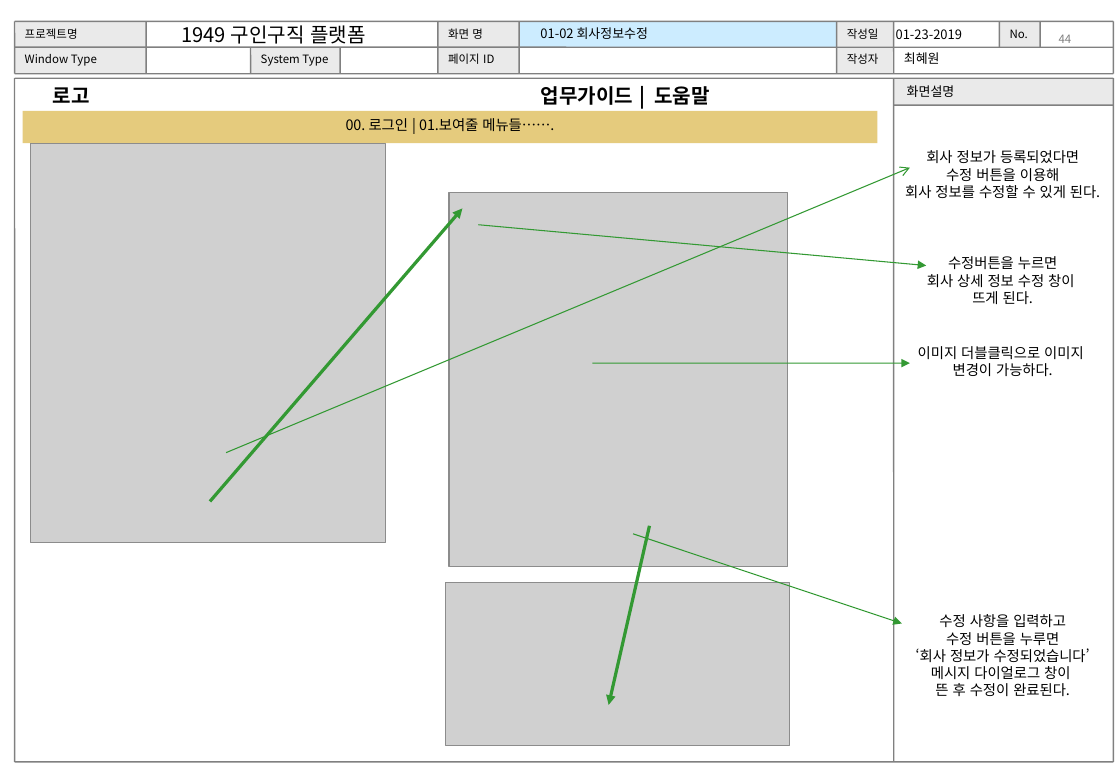
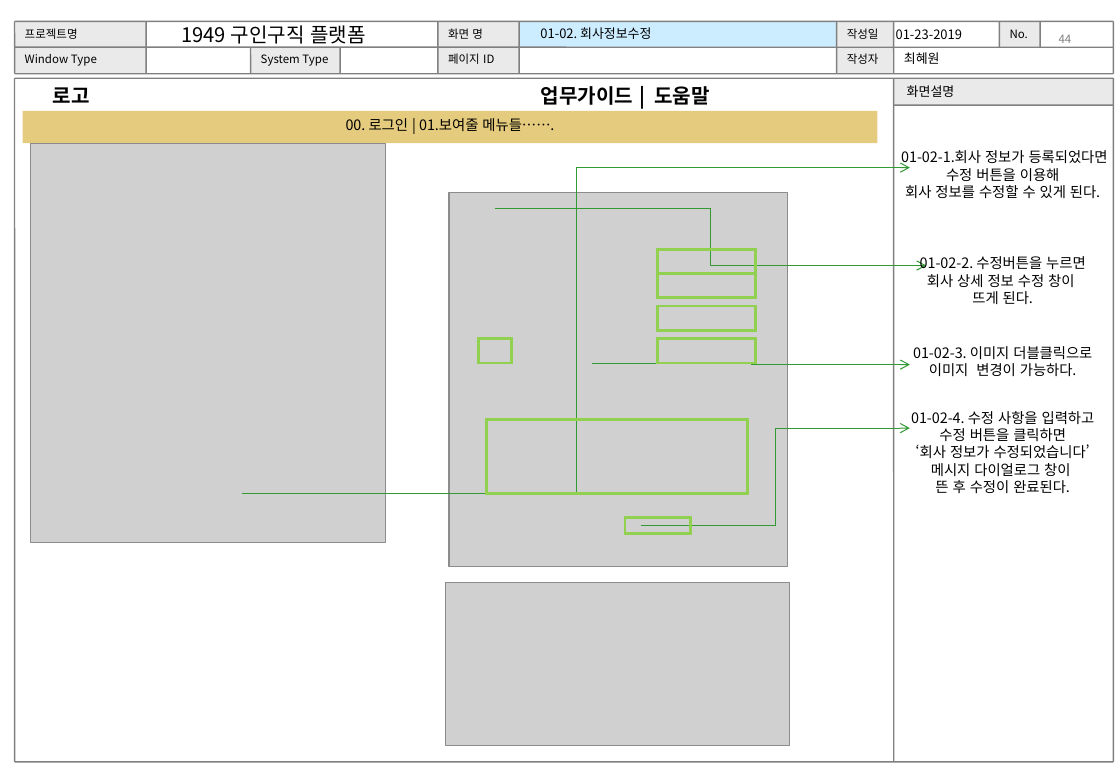
Before and after one commit to WABA82/1949, a slide deck: slide 44 of 02.설계/UI 설계서(초안)_.ppt. Drawn at 1120x775 pixels with LibreOffice and Linux fonts; fonts in the diff are those of the drawing; grey boxes stand for pictures. Boxes give left, top, right and bottom in pixels: in the first picture for what was removed or moved away, otherwise in the second. Text is boxed around its words. In the diff, an @@ line names an element or a change of style, - is before the commit and + after.

```diff
--- a/02.설계/UI 설계서(초안)_.ppt
+++ b/02.설계/UI 설계서(초안)_.ppt
@@ text at bbox=[540, 27, 651, 39]: text changed @@
-01-02 회사정보수정
+01-02. 회사정보수정
@@ arrow removed from (226, 453) to (909, 167) @@
@@ elbow arrow added from (243, 493) to (909, 167), #339933 0.74 pt @@
@@ text at bbox=[901, 150, 1108, 181]: text changed @@
-회사 정보가 등록되었다면
-수정 버튼을 이용해
+01-02-1.회사 정보가 등록되었다면 수정 버튼을 이용해
@@ arrow removed from (210, 501) to (462, 209) @@
@@ arrow moved from (478, 224) - (926, 266) to (495, 209) - (926, 266) @@
@@ arrow (495, 209) - (926, 266): arrow to elbow arrow @@
@@ rectangle added at bbox=[657, 249, 755, 274], outline #92D050 2.01 pt @@
@@ text at bbox=[920, 256, 1086, 269]: text changed @@
-수정버튼을 누르면
+01-02-2. 수정버튼을 누르면
@@ rectangle added at bbox=[657, 274, 755, 299], outline #92D050 2.01 pt @@
@@ rectangle added at bbox=[657, 306, 755, 331], outline #92D050 2.01 pt @@
@@ rectangle added at bbox=[478, 339, 511, 364], outline #92D050 2.01 pt @@
@@ rectangle added at bbox=[657, 339, 755, 364], outline #92D050 2.01 pt @@
@@ text at bbox=[913, 346, 1092, 376]: text changed @@
-이미지 더블클릭으로 이미지
-변경이 가능하다.
+01-02-3. 이미지 더블클릭으로 이미지 변경이 가능하다.
@@ arrow (592, 363) - (909, 365): arrow to elbow arrow; route changed @@
@@ rectangle added at bbox=[487, 419, 747, 493], outline #92D050 2.01 pt @@
@@ text "01-02-4. 수정 사항을 입력하고": place and size @@
-text "01-02-4. 수정 사항을 입력하고" at bbox=[916, 614, 1090, 696]
+text "01-02-4. 수정 사항을 입력하고" at bbox=[911, 411, 1095, 493]
@@ text at bbox=[911, 411, 1095, 441]: text changed @@
-수정 사항을 입력하고
-수정 버튼을 누루면
+01-02-4. 수정 사항을 입력하고
+수정 버튼을 클릭하면
@@ elbow arrow added from (641, 526) to (909, 428), #339933 0.74 pt @@
@@ arrow removed from (649, 526) to (609, 705) @@
@@ rectangle added at bbox=[625, 518, 690, 534], outline #92D050 2.01 pt @@
@@ arrow removed from (632, 534) to (901, 623) @@
```
Also in this commit, not shown: 6 other slides changed, 1 slide added, 1 other file.
